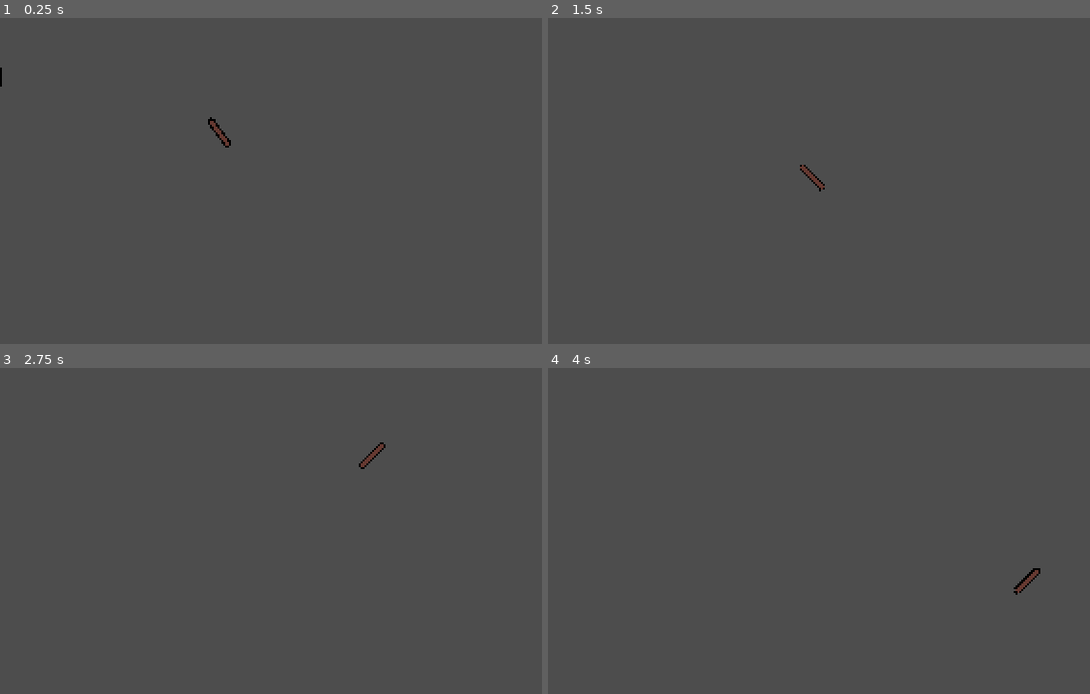
Above: before the commit, frames 1-4 (two rows, left to right).
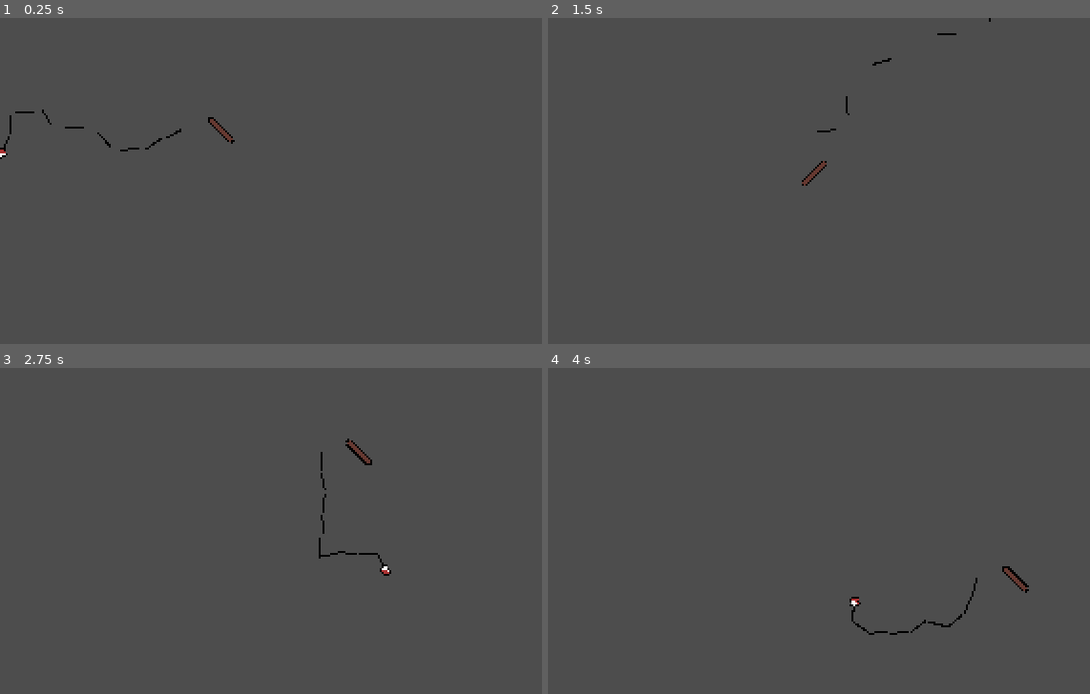
Above: after the commit, the same moments.

Repository: thomz12/LD58
Game: Godot game, scene res://scenes/main.tscn
Two runs of this game, one before a commit and one after it. Both use one fixed random seed, a clock stepped at 60 frames per second and the inputs below.
Inputs (mouse positions are in pixels of both pictures, inside the frame that each line leads up to):
- Up to frame 1 (0.25 s): no input
- Up to frame 2 (1.5 s): move the mouse to (987, 171) at 0.52 s; move the mouse to (732, 207) at 1.27 s
- Up to frame 3 (2.75 s): move the mouse to (368, 462) at 2.02 s
- Up to frame 4 (4 s): move the mouse to (824, 609) at 2.77 s; move the mouse to (1035, 589) at 3.52 s

The runs differ from the first frame. In frame 1, 0.4% of the frame differs, in the area x 0-44%, y 15-44%; in frame 2, 0.3%; in frame 3, 0.5%; in frame 4, 0.5%, in the area x 55-91%, y 60-82%.

Commit message:
rod with line segments

Diff:
--- a/ld-58/project.godot
+++ b/ld-58/project.godot
@@ -28,6 +28,7 @@
 
 2d_physics/layer_5="Rod"
 2d_physics/layer_6="Line"
+2d_physics/layer_7="Float"
 
 [rendering]
 
--- /dev/null
+++ b/ld-58/scenes/float.tscn
@@ -0,0 +1,18 @@
+[gd_scene load_steps=3 format=3 uid="uid://dxspj8eaie4w0"]
+
+[ext_resource type="Texture2D" uid="uid://c8tx0va65qm2t" path="res://sprites/float.png" id="1_bkiqr"]
+
+[sub_resource type="CircleShape2D" id="CircleShape2D_3ildr"]
+radius = 4.0
+
+[node name="Float" type="RigidBody2D"]
+collision_layer = 64
+mass = 0.05
+linear_damp = 0.1
+angular_damp = 0.1
+
+[node name="CollisionShape2D" type="CollisionShape2D" parent="."]
+shape = SubResource("CircleShape2D_3ildr")
+
+[node name="Sprite2D" type="Sprite2D" parent="."]
+texture = ExtResource("1_bkiqr")
--- a/ld-58/scenes/line_root.gd
+++ b/ld-58/scenes/line_root.gd
@@ -3,11 +3,33 @@
 @export
 var segments = 1;
 
-var line_segment = preload("res://scenes/line_segment.tscn")
+var line_segment := preload("res://scenes/line_segment.tscn")
+var float_scene := preload("res://scenes/float.tscn")
 
 func _ready() -> void:
+	await get_tree().process_frame
+
+	var next_segment := self as Node2D
+	var parent_body := get_parent() as RigidBody2D
+
 	for i in range(segments):
-		var segment = line_segment.instantiate();
-		get_parent().add_child.call_deferred(segment);
-		print(get_parent().name)
-		# segment.BodyA = get_parent()
+		var segment := line_segment.instantiate() as RigidBody2D
+		next_segment.add_child(segment)
+		segment.position = Vector2()
+
+		var joint := PinJoint2D.new()
+		next_segment.add_child(joint)
+		joint.node_a = parent_body.get_path()
+		joint.node_b = segment.get_path()
+
+		parent_body = segment
+		next_segment = segment.find_child("Anchor")
+
+	var float_inst = float_scene.instantiate() as RigidBody2D
+	next_segment.add_child(float_inst)
+
+	var float_joint := PinJoint2D.new()
+	next_segment.add_child(float_joint)
+
+	float_joint.node_a = float_inst.get_path()
+	float_joint.node_b = parent_body.get_path()
--- a/ld-58/scenes/line_segment.tscn
+++ b/ld-58/scenes/line_segment.tscn
@@ -4,19 +4,21 @@
 radius = 1.0
 height = 10.0
 
-[node name="PinJoint2D" type="PinJoint2D"]
-node_b = NodePath("Line")
-
-[node name="Line" type="RigidBody2D" parent="."]
-position = Vector2(0, 5)
+[node name="Line" type="RigidBody2D"]
 collision_layer = 32
 mass = 0.05
+linear_damp = 0.1
+angular_damp = 0.1
 
-[node name="CollisionShape2D" type="CollisionShape2D" parent="Line"]
+[node name="Collider" type="CollisionShape2D" parent="."]
+position = Vector2(0, 5)
 shape = SubResource("CapsuleShape2D_hmc4n")
 
-[node name="Line2D" type="Line2D" parent="Line/CollisionShape2D"]
+[node name="FishingLine" type="Line2D" parent="Collider"]
 position = Vector2(0, -5)
 points = PackedVector2Array(0, 10, 0, 0)
 width = 1.0
 default_color = Color(0, 0, 0, 1)
+
+[node name="Anchor" type="Node2D" parent="Collider"]
+position = Vector2(0, 5)
--- a/ld-58/scenes/main.tscn
+++ b/ld-58/scenes/main.tscn
@@ -1,7 +1,16 @@
-[gd_scene load_steps=2 format=3 uid="uid://bgjyxgqyuigc1"]
+[gd_scene load_steps=3 format=3 uid="uid://bgjyxgqyuigc1"]
 
 [ext_resource type="PackedScene" uid="uid://cxdp0ygjeeag3" path="res://scenes/rod.tscn" id="1_o5qli"]
+
+[sub_resource type="RectangleShape2D" id="RectangleShape2D_o5qli"]
+size = Vector2(339, 20)
 
 [node name="Main" type="Node2D"]
 
 [node name="Rod" parent="." instance=ExtResource("1_o5qli")]
+
+[node name="StaticBody2D" type="StaticBody2D" parent="."]
+
+[node name="CollisionShape2D" type="CollisionShape2D" parent="StaticBody2D"]
+position = Vector2(162, 174)
+shape = SubResource("RectangleShape2D_o5qli")
--- a/ld-58/scenes/rod.tscn
+++ b/ld-58/scenes/rod.tscn
@@ -26,3 +26,4 @@
 [node name="LineRoot" type="Node2D" parent="."]
 position = Vector2(0, -14)
 script = ExtResource("3_ch35b")
+segments = 9
